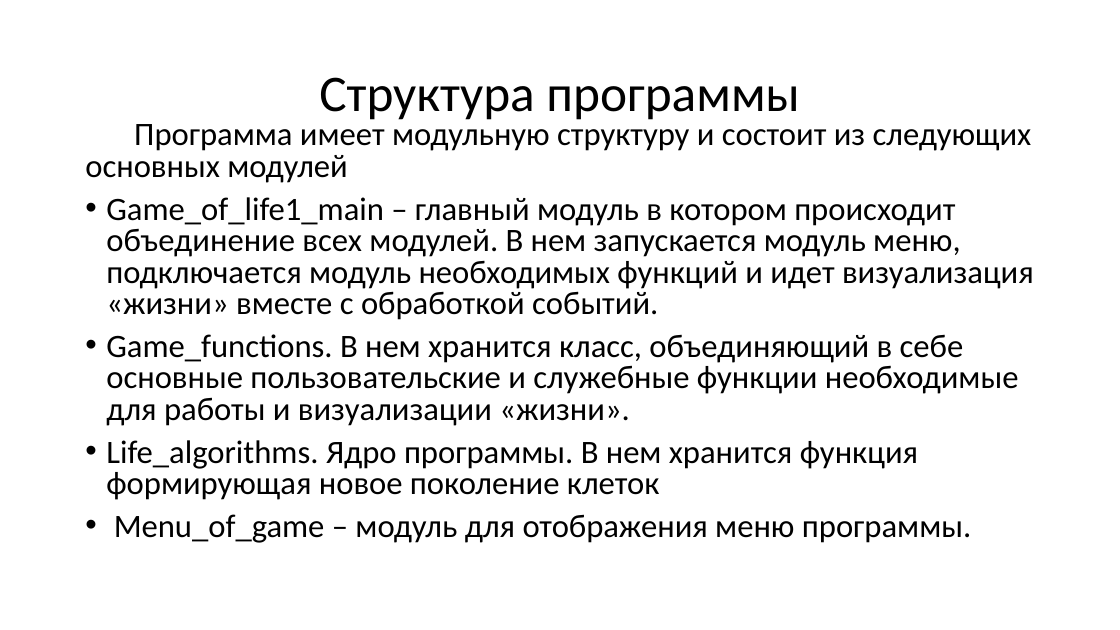
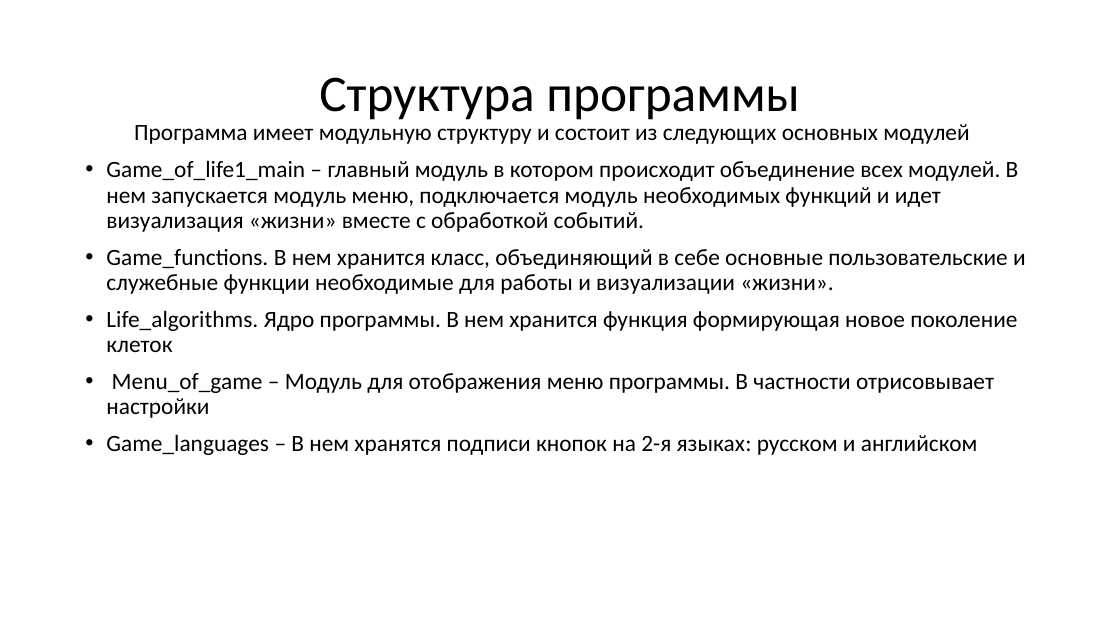
Before and after one commit to Oleg20502/Conways_game_of_life, a slide deck: slide 5 of Project_presentation.pptx. Drawn at 1120x630 pixels with LibreOffice and Linux fonts; fonts in the diff are those of the drawing; background and template pictures are left out. Boxes give left, top, right and bottom in pixels: in the first picture for what was removed or moved away, otherwise in the second. Text is boxed around its words. In the diff, an @@ line names an element or a change of style, - is before the commit and + after.

```diff
--- a/Project_presentation.pptx
+++ b/Project_presentation.pptx
@@ text at (106, 124, 1026, 352): size 28 to 20 pt in "Программа имеет модульную структуру и состоит из ...", "Game_of_life1_main – главный модуль в котором происходит ...", "Game_functions. В нем хранится класс, объединяющий в ...", "Life_algorithms. Ядро программы. В нем хранится функция ..."; line spacing 0.8 to 0.9 @@
@@ text at (106, 373, 994, 455): text changed; size 28 to 20 pt @@
-• Menu_of_game – модуль для отображения меню программы.
+• Menu_of_game – Модуль для отображения меню программы. В частности отрисовывает настройки
+• Game_languages – В нем хранятся подписи кнопок на 2-я языках: русском и английском
```
Also in this commit, not shown: 2 slides added, 15 slides removed.
